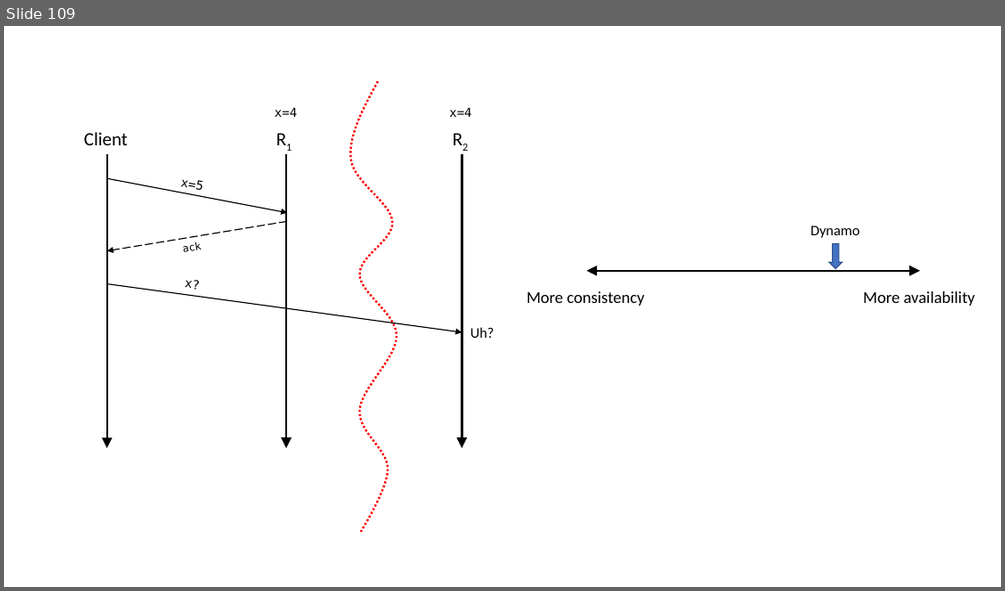
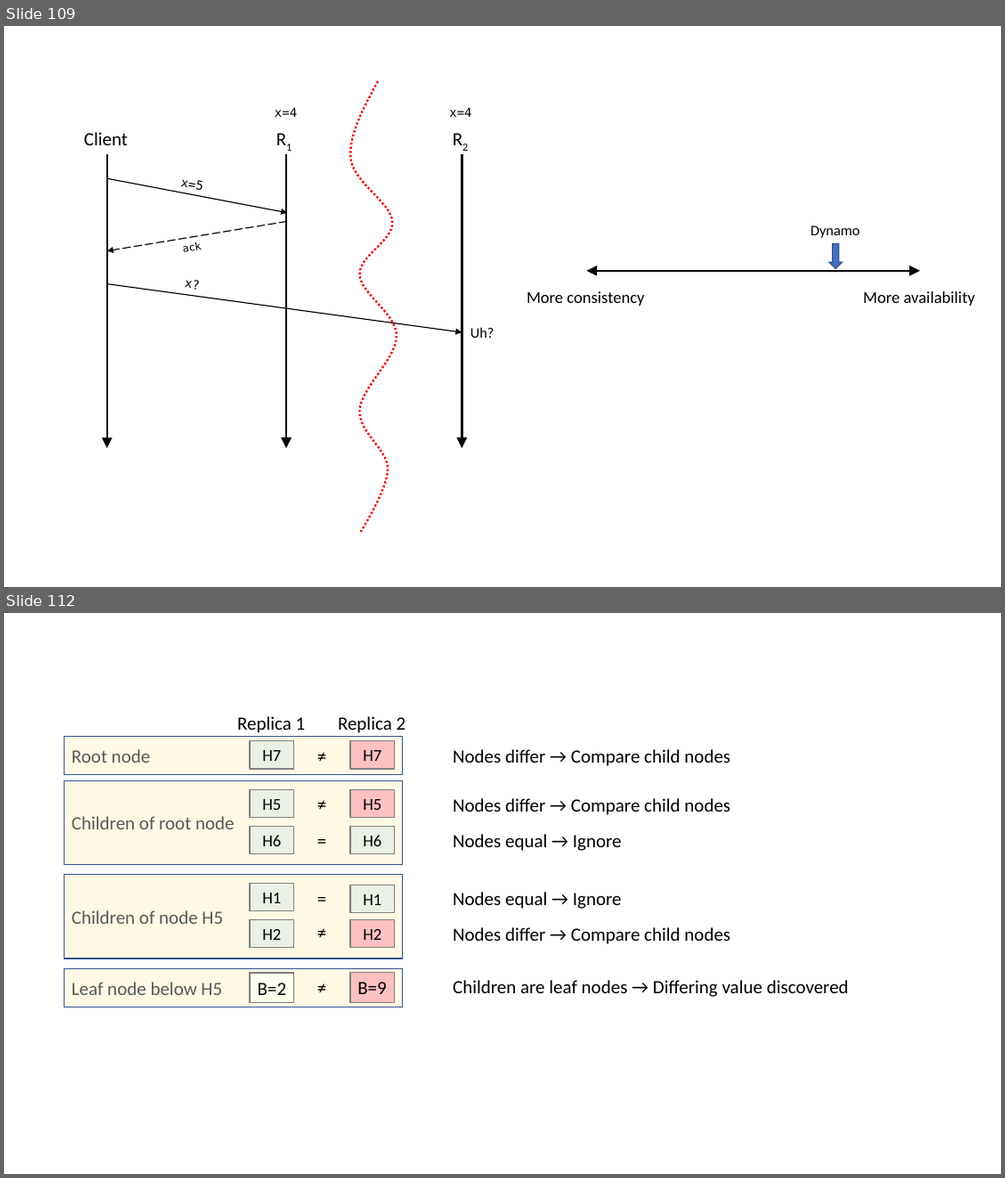
Before and after one commit to ChrisWhealy/DistributedSystemNotes, a slide deck: img/Diagrams.pptx. Shown one above the other, each under a label of ours: slide 109 before the commit, slides 109 and 112 after it; the slides between them are not shown. The pictures are 1005x591 and 1005x1178 pixels, drawn with LibreOffice and Linux fonts; fonts in the diff are those of the drawing. Boxes give left, top, right and bottom in pixels: in the first picture for what was removed or moved away, otherwise in the second. Text is boxed around its words. In the diff, an @@ line names an element or a change of style, - is before the commit and + after.

```diff
--- a/img/Diagrams.pptx
+++ b/img/Diagrams.pptx
@@ slide 112 added at box(4, 613, 1001, 1174), background #FFFFFF @@
@@ text added at box(237, 716, 306, 733), 18 pt, text #000000 @@
+Replica 1
@@ text added at box(338, 716, 406, 733), 18 pt, text #000000 @@
+Replica 2
@@ rectangle added at box(65, 737, 403, 774), fill #FFF9E6, outline #325491 1 pt, 18 pt, text #595959 @@
+Root node
@@ rectangle added at box(250, 741, 294, 769), fill #EAF0E5, outline #808080 1.25 pt, 16 pt, text #000000 @@
+H7
@@ text added at box(310, 740, 334, 770), 18 pt, text #000000 @@
+≠
@@ rectangle added at box(350, 741, 395, 769), fill #FFC0C1, outline #808080 1.25 pt, 16 pt, text #000000 @@
+H7
@@ text added at box(453, 749, 730, 766), 18 pt, text #000000 @@
+Nodes differ → Compare child nodes
@@ rectangle added at box(65, 780, 403, 864), fill #FFF9E6, outline #325491 1 pt, 18 pt, text #595959 @@
+Children of root node
@@ rectangle added at box(250, 790, 294, 818), fill #EAF0E5, outline #808080 1.25 pt, 16 pt, text #000000 @@
+H5
@@ text added at box(310, 788, 334, 819), 18 pt, text #000000 @@
+≠
@@ rectangle added at box(350, 790, 395, 818), fill #FFC0C1, outline #808080 1.25 pt, 16 pt, text #000000 @@
+H5
@@ text added at box(453, 798, 730, 815), 18 pt, text #000000 @@
+Nodes differ → Compare child nodes
@@ rectangle added at box(250, 826, 294, 854), fill #EAF0E5, outline #808080 1.25 pt, 16 pt, text #000000 @@
+H6
@@ text added at box(310, 826, 334, 855), 18 pt, text #000000 @@
+=
@@ rectangle added at box(350, 826, 395, 854), fill #EAF0E5, outline #808080 1.25 pt, 16 pt, text #000000 @@
+H6
@@ text added at box(453, 834, 622, 851), 18 pt, text #000000 @@
+Nodes equal → Ignore
@@ rectangle added at box(65, 875, 403, 958), fill #FFF9E6, outline #325491 1 pt, 18 pt, text #595959 @@
+Children of node H5
@@ rectangle added at box(250, 884, 294, 911), fill #EAF0E5, outline #808080 1.25 pt, 16 pt, text #000000 @@
+H1
@@ text added at box(310, 883, 334, 913), 18 pt, text #000000 @@
+=
@@ rectangle added at box(350, 885, 395, 913), fill #EAF0E5, outline #808080 1.25 pt, 16 pt, text #000000 @@
+H1
@@ text added at box(453, 892, 622, 908), 18 pt, text #000000 @@
+Nodes equal → Ignore
@@ rectangle added at box(250, 919, 294, 948), fill #EAF0E5, outline #808080 1.25 pt, 16 pt, text #000000 @@
+H2
@@ text added at box(310, 917, 334, 948), 18 pt, text #000000 @@
+≠
@@ rectangle added at box(350, 919, 395, 948), fill #FFC0C1, outline #808080 1.25 pt, 16 pt, text #000000 @@
+H2
@@ text added at box(453, 927, 730, 944), 18 pt, text #000000 @@
+Nodes differ → Compare child nodes
@@ rectangle added at box(65, 969, 403, 1007), fill #FFF9E6, outline #325491 1 pt, 18 pt, text #595959 @@
+Leaf node below H5
@@ rectangle added at box(250, 973, 294, 1003), fill #FFFFEE, outline #808080 1.25 pt, 18 pt, text #000000 @@
+B=2
@@ text added at box(310, 973, 334, 1003), 18 pt, text #000000 @@
+≠
@@ rectangle added at box(350, 972, 395, 1002), fill #FFC0C1, outline #808080 1.25 pt, 18 pt, text #000000 @@
+B=9
@@ text added at box(453, 980, 849, 997), 18 pt, text #000000 @@
+Children are leaf nodes → Differing value discovered
```
Also in this commit, not shown: 3 other slides added, 10 other files.
